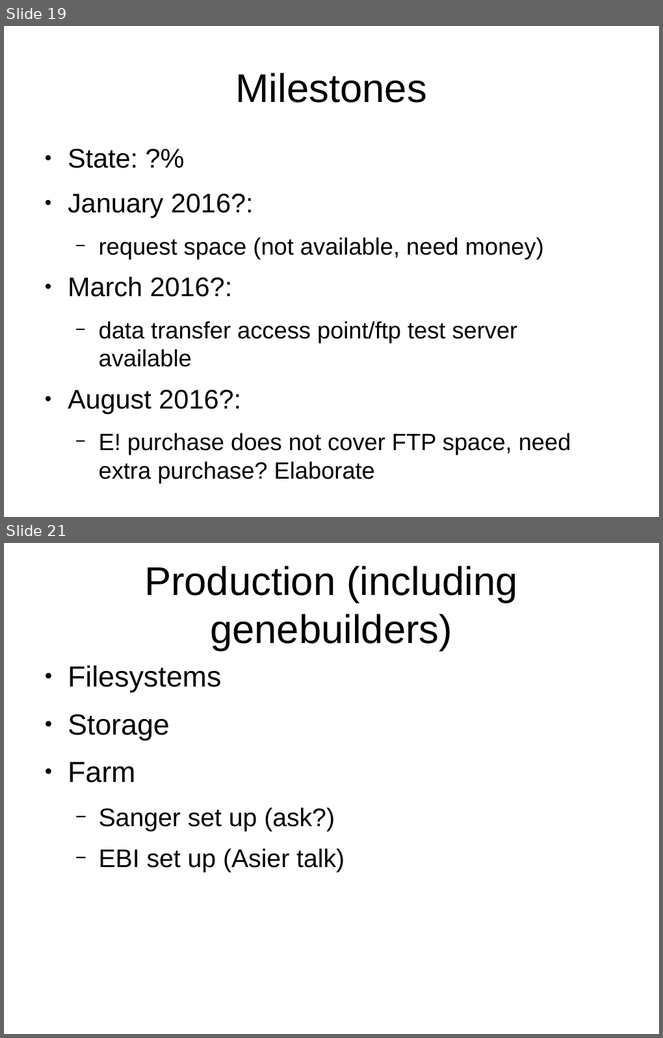
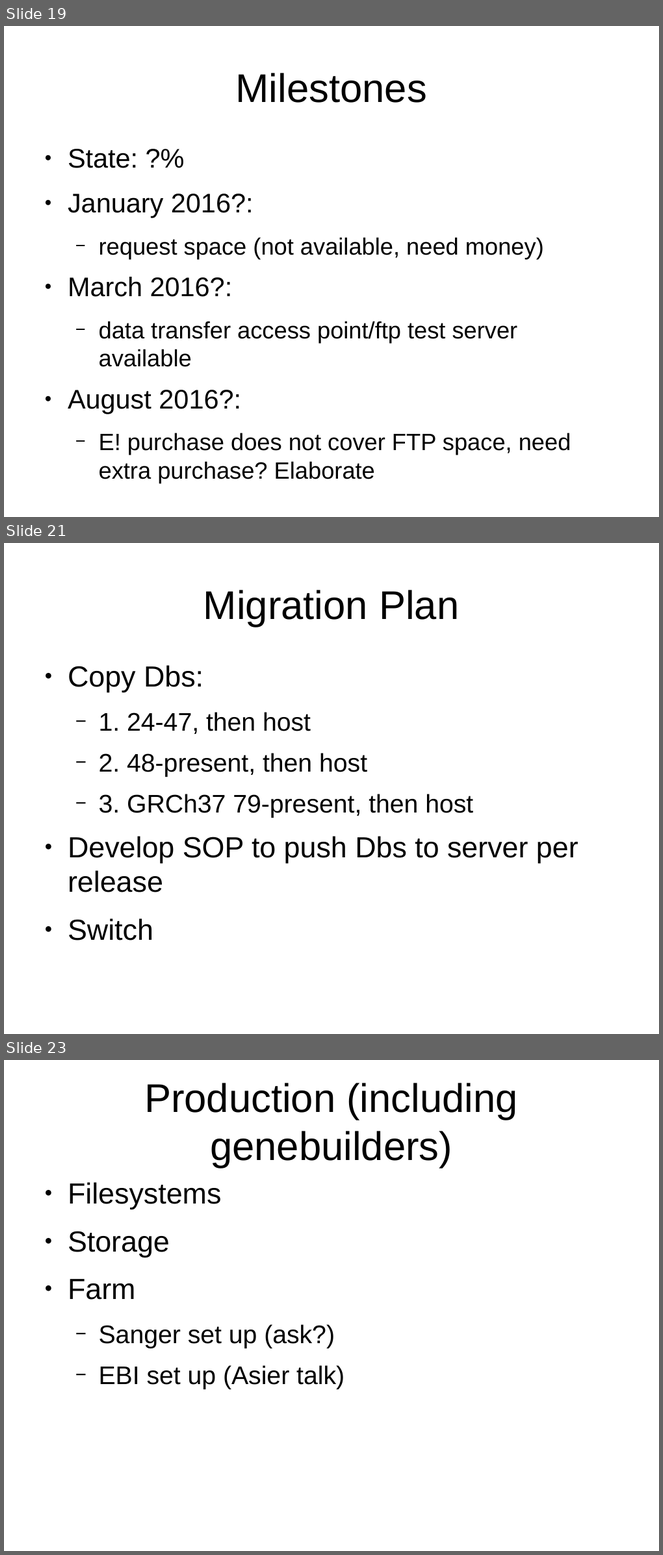
Before and after one commit to avullo/ensembl-migration-pm, a slide deck: data-review-10-16/talk.odp. Shown one above the other, each under a label of ours: slides 19 and 21 before the commit, slides 19, 21 and 23 after it; the slides between them are not shown. The pictures are 663x1038 and 663x1555 pixels, drawn with LibreOffice and Linux fonts; fonts in the diff are those of the drawing; background and template pictures are left out. Boxes give left, top, right and bottom in pixels: in the first picture for what was removed or moved away, otherwise in the second. Text is boxed around its words. In the diff, an @@ line names an element or a change of style, - is before the commit and + after.

```diff
--- a/data-review-10-16/talk.odp
+++ b/data-review-10-16/talk.odp
@@ slide 21 added at bbox=[4, 543, 659, 1034], background #FFFFFF @@
@@ title added at bbox=[204, 590, 459, 627], 44 pt, text #000000 @@
+Migration Plan
@@ text added at bbox=[68, 665, 579, 941], 28 pt, text #000000 @@
+● Copy Dbs:
+  − 1. 24-47, then host
+  − 2. 48-present, then host
+  − 3. GRCh37 79-present, then host
+● Develop SOP to push Dbs to server per release
+● Switch
@@ what was slide 21 is now slide 23 @@
```
Also in this commit, not shown: 2 other slides added.
